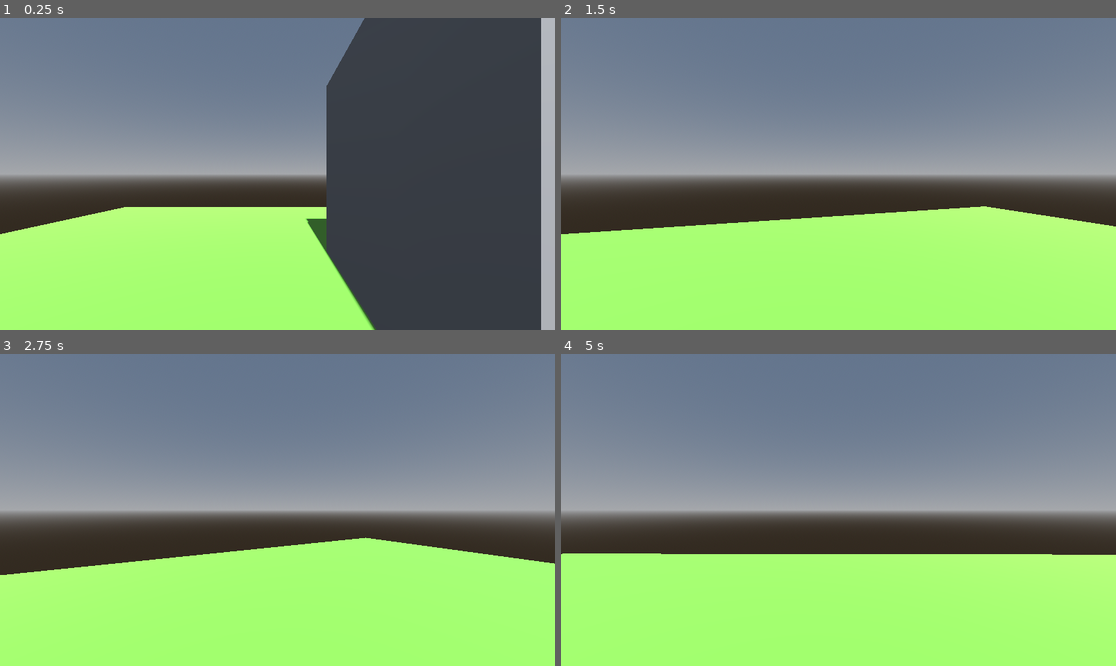
Above: before the commit, frames 1-4 (two rows, left to right).
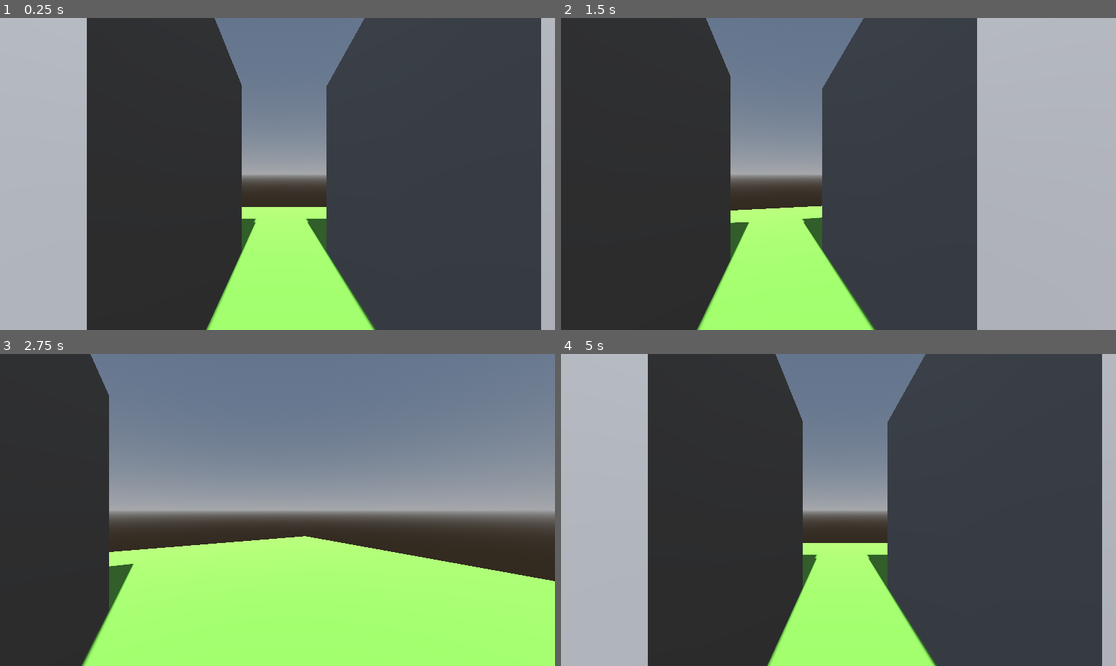
Above: after the commit, the same moments.

Repository: Xynthia/ShellShock
Game: Godot game, scene res://Scenes/testing_player_movement.tscn
The game is run twice, just before and just after one commit, with the same random seed, the same clock (stepped at 60 frames per second) and the same inputs.
Inputs (mouse positions are in pixels of both pictures, inside the frame that each line leads up to):
- Up to frame 1 (0.25 s): no input
- Up to frame 2 (1.5 s): tap Enter at 0.5 s; move the mouse to (866, 174) at 0.52 s; hold D (TurnRight) 0.53-1.28 s; tap W (MoveFoward) at 0.6, 1.35 s; move the mouse to (810, 174) at 1.27 s; hold A (TurnLeft) from 1.28 s (still down)
- Up to frame 3 (2.75 s): move the mouse to (288, 503) at 2.02 s; release A (TurnLeft) at 2.03 s; hold D (TurnRight) from 2.03 s (still down); tap W (MoveFoward) at 2.1 s
- Up to frame 4 (5 s): move the mouse to (832, 516) at 2.77 s; tap W (MoveFoward) at 2.85, 3.6, 4.35 s; move the mouse to (877, 513) at 3.52 s; release D (TurnRight) at 3.53 s; hold A (TurnLeft) from 3.53 s (still down); move the mouse to (794, 506) at 4.27 s

The runs differ from the first frame. In frame 1, 40% of the frame differs, in the area x 0-47%, y 0-100%; in frame 2, 76%; in frame 3, 20%; in frame 4, 78%, in the area x 0-100%, y 0-100%.
Error before the commit: Invalid access to property or key 'position' on a base object of type 'Nil'. (res://Scripts/Player/player.gd:128)

Commit message:
Player movement
player is able to move between points, you need to set the point yourself in walkingpoints. you can have 3 points to move between.

Diff:
--- a/Scenes/testing_player_movement.tscn
+++ b/Scenes/testing_player_movement.tscn
@@ -30,6 +30,10 @@
 transform = Transform3D(1, 0, 0, 0, 1, 0, 0, 0, 1, 0, 2.5, -3.81)
 size = Vector3(5, 5, 5)
 
+[node name="CSGBox3D2" type="CSGBox3D" parent="."]
+transform = Transform3D(1, 0, 0, 0, 1, 0, 0, 0, 1, -7.562647, 2.5, -3.81)
+size = Vector3(5, 5, 5)
+
 [node name="Floor" type="CSGBox3D" parent="."]
 transform = Transform3D(1, 0, 0, 0, 1, 0, 0, 0, 1, 0, -0.1, 0)
 material_override = SubResource("StandardMaterial3D_b6jca")
@@ -50,3 +54,9 @@
 
 [node name="WalkingPoint4" parent="WalkingPoints" instance=ExtResource("2_b6jca")]
 transform = Transform3D(1, 0, 0, 0, 1, 0, 0, 0, 1, 3.5309005, 0.465739, -0.22596908)
+
+[node name="WalkingPoint5" parent="WalkingPoints" instance=ExtResource("2_b6jca")]
+transform = Transform3D(1, 0, 0, 0, 1, 0, 0, 0, 1, -11.203524, 0.465739, -0.22596908)
+
+[node name="WalkingPoint6" parent="WalkingPoints" instance=ExtResource("2_b6jca")]
+transform = Transform3D(1, 0, 0, 0, 1, 0, 0, 0, 1, -11.203524, 0.465739, -7.0954847)
--- a/Scripts/Player/player.gd
+++ b/Scripts/Player/player.gd
@@ -20,7 +20,8 @@
 var last_walk_point : VisibleOnScreenNotifier3D
 var looking_at_walk_point : VisibleOnScreenNotifier3D
 
-enum look_dir {LEFT, MIDDLE, RIGHT}
+enum look_dir_3 {LEFT, MIDDLE, RIGHT}
+enum look_dir_2 {LEFT, RIGHT}
 
 func _init() -> void:
 	id = 1
@@ -38,21 +39,15 @@
 
 	if looking_at_walk_point && looking_at_walk_point != current_walk_point && Input.is_action_just_pressed("MoveFoward"):
 		set_new_position(looking_at_walk_point)
+		turn_to_walk_point_once_moved()
 
 
-	if looking_at_walk_point == null:
-		turn_to_walk_point(look_dir.MIDDLE)
-
-	if looking_at_walk_point == last_walk_point:
-		turn_to_walk_point(look_dir.RIGHT)
-	#else:
-		#turn_to_walk_point(look_dir.LEFT)
 
 	if Input.is_action_just_pressed("TurnLeft"):
-		turn_to_walk_point(look_dir.LEFT)
+		turn_to_walk_point(look_dir_2.LEFT)
 
 	if Input.is_action_just_pressed("TurnRight"):
-		turn_to_walk_point(look_dir.RIGHT)
+		turn_to_walk_point(look_dir_2.RIGHT)
 
 	# Add the gravity.
 	if not is_on_floor():
@@ -86,43 +81,71 @@
 			screen_relative *= degrees_per_unit
 
 func set_new_position(new_position: VisibleOnScreenNotifier3D) -> void:
+	#if skipping a position check walkinpoints array
 	last_walk_point = current_walk_point
 	current_walk_point = new_position
 	position = new_position.position
 
 
 func get_looking_at_walk_point() -> VisibleOnScreenNotifier3D:
-	var points_next_to_current_point : Array = GameManager.walking_points.check_points_next_to_current_point(current_walk_point)
+	var walk_points_next_to_current_walk_point : Array = GameManager.walking_points.check_points_next_to_current_point(current_walk_point)
 
-	for walk_point : VisibleOnScreenNotifier3D in points_next_to_current_point:
+	for walk_point : VisibleOnScreenNotifier3D in walk_points_next_to_current_walk_point:
 		if walk_point.is_on_screen():
 			return walk_point
 
 	return null
 
 func turn_to_walk_point(direction: int) -> void:
-	var points_next_to_current_point : Array = GameManager.walking_points.check_points_next_to_current_point(current_walk_point)
-	var first_point_next_to_current_point : VisibleOnScreenNotifier3D
-
-	# doesnt work because the left or rigth side depends on how the player walks but should be on how the player is facing.
+	var walk_points_next_to_current_walk_point : Array = GameManager.walking_points.check_points_next_to_current_point(current_walk_point)
 
 
+	if walk_points_next_to_current_walk_point.size() >= 3:
+		var current_look_dir : look_dir_3
 
+		if direction == look_dir_2.RIGHT:
+			direction = look_dir_3.RIGHT
+		elif direction == look_dir_2.LEFT:
+			direction = look_dir_3.LEFT
 
-	if direction == look_dir.MIDDLE:
-		if points_next_to_current_point.size() <= 2:
-			pass
-		else:
-			first_point_next_to_current_point = points_next_to_current_point[1]
-	elif direction == look_dir.LEFT:
-		if points_next_to_current_point.size() <= 2:
-			first_point_next_to_current_point = points_next_to_current_point[0]
-		else:
-			first_point_next_to_current_point = points_next_to_current_point[0]
-	elif direction == look_dir.RIGHT:
-		if points_next_to_current_point.size() <= 2:
-			first_point_next_to_current_point = points_next_to_current_point[1]
-		else:
-			first_point_next_to_current_point = points_next_to_current_point[2]
+		for walk_point : VisibleOnScreenNotifier3D in walk_points_next_to_current_walk_point:
+			if looking_at_walk_point == walk_point:
+				current_look_dir = walk_points_next_to_current_walk_point.find(walk_point, 0)
 
-	look_at(first_point_next_to_current_point.position, up_direction)
+		match current_look_dir:
+			look_dir_3.LEFT:
+				if direction == look_dir_3.RIGHT:
+					look_at(walk_points_next_to_current_walk_point[look_dir_3.MIDDLE].position, up_direction)
+			look_dir_3.MIDDLE:
+				if direction == look_dir_3.LEFT:
+					look_at(walk_points_next_to_current_walk_point[look_dir_3.LEFT].position, up_direction)
+				else:
+					look_at(walk_points_next_to_current_walk_point[look_dir_3.RIGHT].position, up_direction)
+			look_dir_3.RIGHT:
+				if direction == look_dir_3.LEFT:
+					look_at(walk_points_next_to_current_walk_point[look_dir_3.MIDDLE].position, up_direction)
+	else:
+		var current_look_dir : look_dir_2
+
+		for walk_point : VisibleOnScreenNotifier3D in walk_points_next_to_current_walk_point:
+			if looking_at_walk_point == walk_point:
+				var position = walk_points_next_to_current_walk_point.find(walk_point, 0)
+				if position == 1:
+					current_look_dir = look_dir_2.RIGHT
+				else:
+					current_look_dir = look_dir_2.LEFT
+
+		match current_look_dir:
+			look_dir_2.LEFT:
+				if direction == look_dir_2.RIGHT:
+						look_at(walk_points_next_to_current_walk_point[look_dir_2.RIGHT].position, up_direction)
+			look_dir_2.RIGHT:
+				if direction == look_dir_2.LEFT:
+						look_at(walk_points_next_to_current_walk_point[look_dir_2.LEFT].position, up_direction)
+
+func turn_to_walk_point_once_moved() -> void:
+	var points_next_to_current_point : Array = GameManager.walking_points.check_points_next_to_current_point(current_walk_point)
+
+	for walk_point : VisibleOnScreenNotifier3D in points_next_to_current_point:
+		if walk_point != last_walk_point:
+			look_at(walk_point.position, up_direction)
--- a/Scripts/walking_points.gd
+++ b/Scripts/walking_points.gd
@@ -1,41 +1,45 @@
 class_name WalkingPoints
 extends Node3D
+
 
 @onready var walking_point_1: VisibleOnScreenNotifier3D = $WalkingPoint1
 @onready var walking_point_2: VisibleOnScreenNotifier3D = $WalkingPoint2
 @onready var walking_point_3: VisibleOnScreenNotifier3D = $WalkingPoint3
 @onready var walking_point_4: VisibleOnScreenNotifier3D = $WalkingPoint4
-
-
+@onready var walking_point_5: VisibleOnScreenNotifier3D = $WalkingPoint5
+@onready var walking_point_6: VisibleOnScreenNotifier3D = $WalkingPoint6
 
 @onready var starting_point: VisibleOnScreenNotifier3D = walking_point_1
-
-
-
 
 # Called when the node enters the scene tree for the first time.
 func _ready() -> void:
 	GameManager.walking_points = self
 	GameManager.player.current_walk_point = starting_point
 
-
-
 func check_points_next_to_current_point(current_point : VisibleOnScreenNotifier3D) -> Array:
 	var points_next_to_current_point : Array[VisibleOnScreenNotifier3D]
 
-	# points at the top will be the next looking at point for player. if you want a specific point to show first over another then that has to be on the top.
+	# points next to current point, in order of left, middle, right if 3. otherwise , left and right
 	match current_point:
 		walking_point_1:
+			points_next_to_current_point.push_back(walking_point_5)
 			points_next_to_current_point.push_back(walking_point_2)
 			points_next_to_current_point.push_back(walking_point_4)
 		walking_point_2:
 			points_next_to_current_point.push_back(walking_point_3)
 			points_next_to_current_point.push_back(walking_point_1)
+			points_next_to_current_point.push_back(walking_point_6)
 		walking_point_3:
 			points_next_to_current_point.push_back(walking_point_4)
 			points_next_to_current_point.push_back(walking_point_2)
 		walking_point_4:
 			points_next_to_current_point.push_back(walking_point_1)
 			points_next_to_current_point.push_back(walking_point_3)
+		walking_point_5:
+			points_next_to_current_point.push_back(walking_point_6)
+			points_next_to_current_point.push_back(walking_point_1)
+		walking_point_6:
+			points_next_to_current_point.push_back(walking_point_2)
+			points_next_to_current_point.push_back(walking_point_5)
 
 	return points_next_to_current_point
